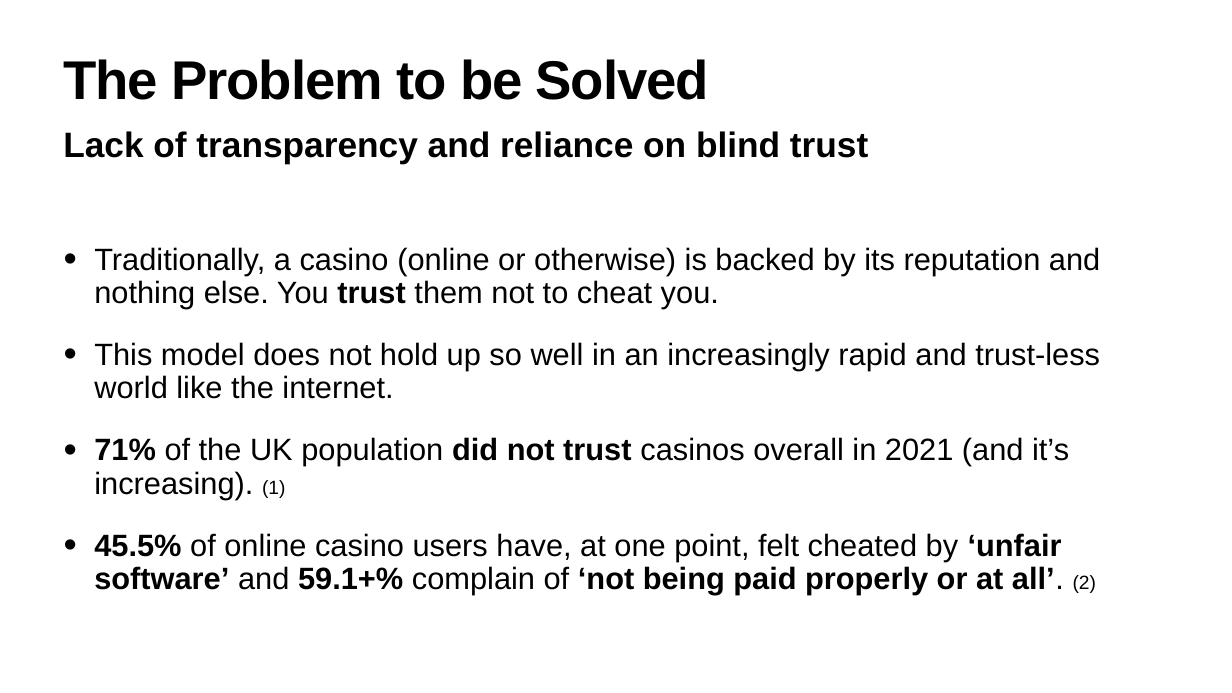
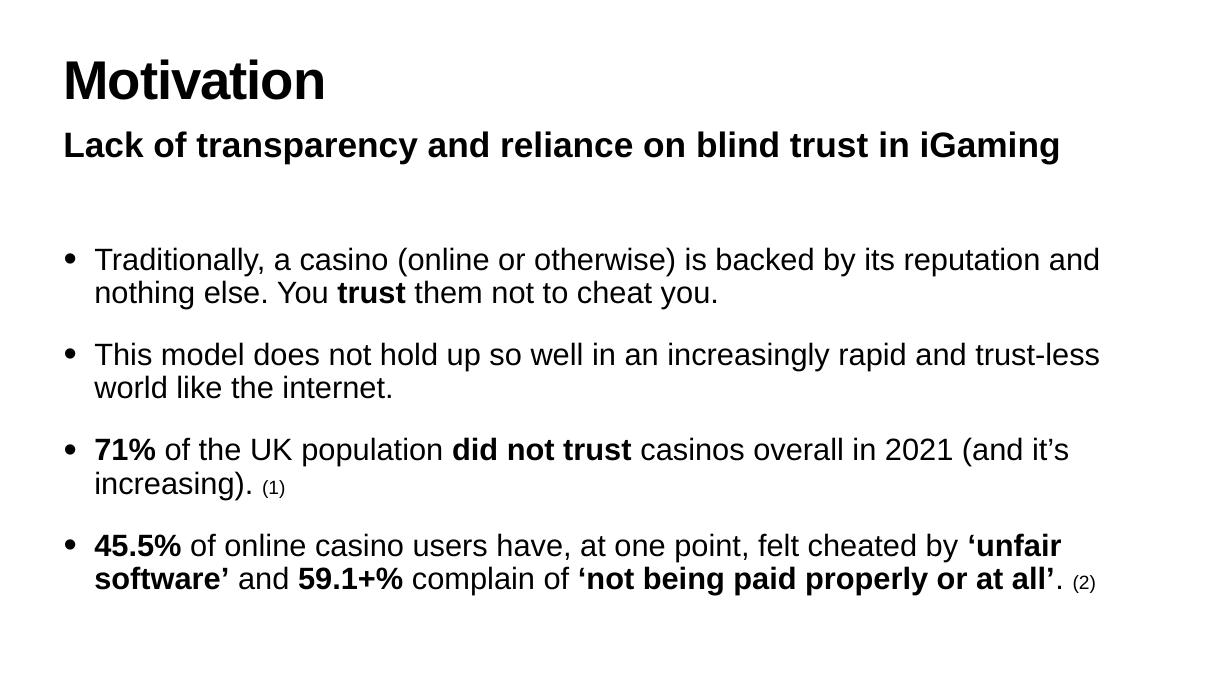
Before and after one commit to awphi/glass-casino, a slide deck: slide 2 of docs/GlassCasinoFinalOral.pptx. Drawn at 1232x693 pixels with LibreOffice and Linux fonts; fonts in the diff are those of the drawing. Boxes give left, top, right and bottom in pixels: in the first picture for what was removed or moved away, otherwise in the second. Text is boxed around its words. In the diff, an @@ line names an element or a change of style, - is before the commit and + after.

```diff
--- a/docs/GlassCasinoFinalOral.pptx
+++ b/docs/GlassCasinoFinalOral.pptx
@@ title at box(64, 59, 327, 100): text changed @@
-The Problem to be Solved
+Motivation
@@ text at box(63, 131, 1061, 164): text changed @@
-Lack of transparency and reliance on blind trust
+Lack of transparency and reliance on blind trust in iGaming
```
Also in this commit, not shown: 7 other files.
